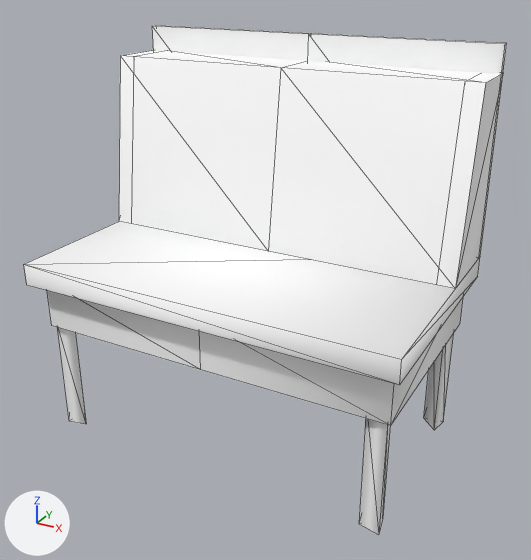
One commit to the glTF model public/3d/item/model__item__shop.ofs_3064_0/3064IMRL04_05.gltf: the scene before it, then after it.
One viewpoint serves both versions: a 50 mm camera at (1.32, -2.32, 1.83) aimed at (0.06, -0.02, 0.68). Lighting does not change. The marker at lower left points along +X, +Y and +Z. The picture after the commit comes second. Mesh edges are drawn as thin lines.

The first picture shows '3064IMRL04_05'.
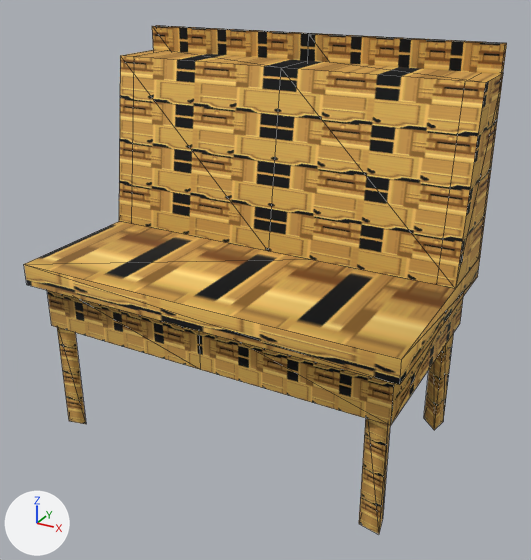
Diff of the bpy script that builds the scene:
```diff
--- a/public/3d/item/model__item__shop.ofs_3064_0/3064IMRL04_05.gltf.py
+++ b/public/3d/item/model__item__shop.ofs_3064_0/3064IMRL04_05.gltf.py
@@ img_imrl04_05_0 @@
+img_imrl04_05_0 = load_image('imrl04_05_0', '_unpacked/imrl04_05_0', 64, 64, 'sRGB')
@@ mat_imrl04_05_0 @@
 mat_imrl04_05_0 = principled_material('imrl04_05_0')
-mat_imrl04_05_0.base_color = (1.0, 1.0, 1.0)  # white #ffffff
+mat_imrl04_05_0.texture = img_imrl04_05_0
 mat_imrl04_05_0.roughness = 1.0
```

Changed parts and their boxes [x1, y1, x2, y2] in the pictures (531 x 560 px):
'3064IMRL04_05', surface changed (white to orange): [24, 25, 507, 534] in both
